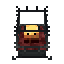
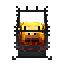
Layer changes from the first w=64, h=64 image to the second:
removed group "图层组" (5 layers) over [16, 22, 48, 51]
moved "blaze_burner.png 副本 #1" out of group "图层组" over [16, 26, 48, 51]
moved "图层 #1" out of group "图层组", painted on it over [16, 22, 48, 51]
moved "block_of_redstone.png 副本" out of group "图层组", painted on it over [24, 25, 39, 43]
added group "Normal" with 6 layers above "Blue" over [18, 22, 45, 46]
added layer "block_of_redstone.png 副本 #12" in group "Normal" over [18, 28, 21, 41]
added layer "block_of_redstone.png 副本 #14" in group "Normal" over [40, 33, 44, 46]
added layer "block_of_redstone.png 副本 #13" in group "Normal" over [24, 35, 28, 44]
added layer "blaze.png 副本" in group "Normal" over [22, 22, 42, 45]
added layer "block_of_redstone.png 副本 #15" in group "Normal" over [20, 22, 24, 35]
added layer "block_of_redstone.png 副本 #11" in group "Normal" over [41, 23, 45, 36]
added group "Blue" with 6 layers above "BlockSprite_netherrack.png" over [18, 22, 45, 46]
added layer "block_of_redstone.png 副本 #3" in group "Blue" over [18, 28, 21, 41]
added layer "block_of_redstone.png 副本 #2" in group "Blue" over [40, 33, 44, 46]
added layer "block_of_redstone.png 副本 #1" in group "Blue" over [23, 35, 27, 44]
added layer "blaze.png 副本副本" in group "Blue" over [22, 22, 42, 45]
added layer "block_of_redstone.png 副本 #5" in group "Blue" over [20, 22, 24, 35]
added layer "block_of_redstone.png 副本 #4" in group "Blue" over [41, 23, 45, 30]
moved "BlockSprite_netherrack.png" out of group "图层组", painted on it over [16, 26, 48, 51]
moved "blaze_burner.png 副本 #2" out of group "图层组" over [18, 22, 45, 35]